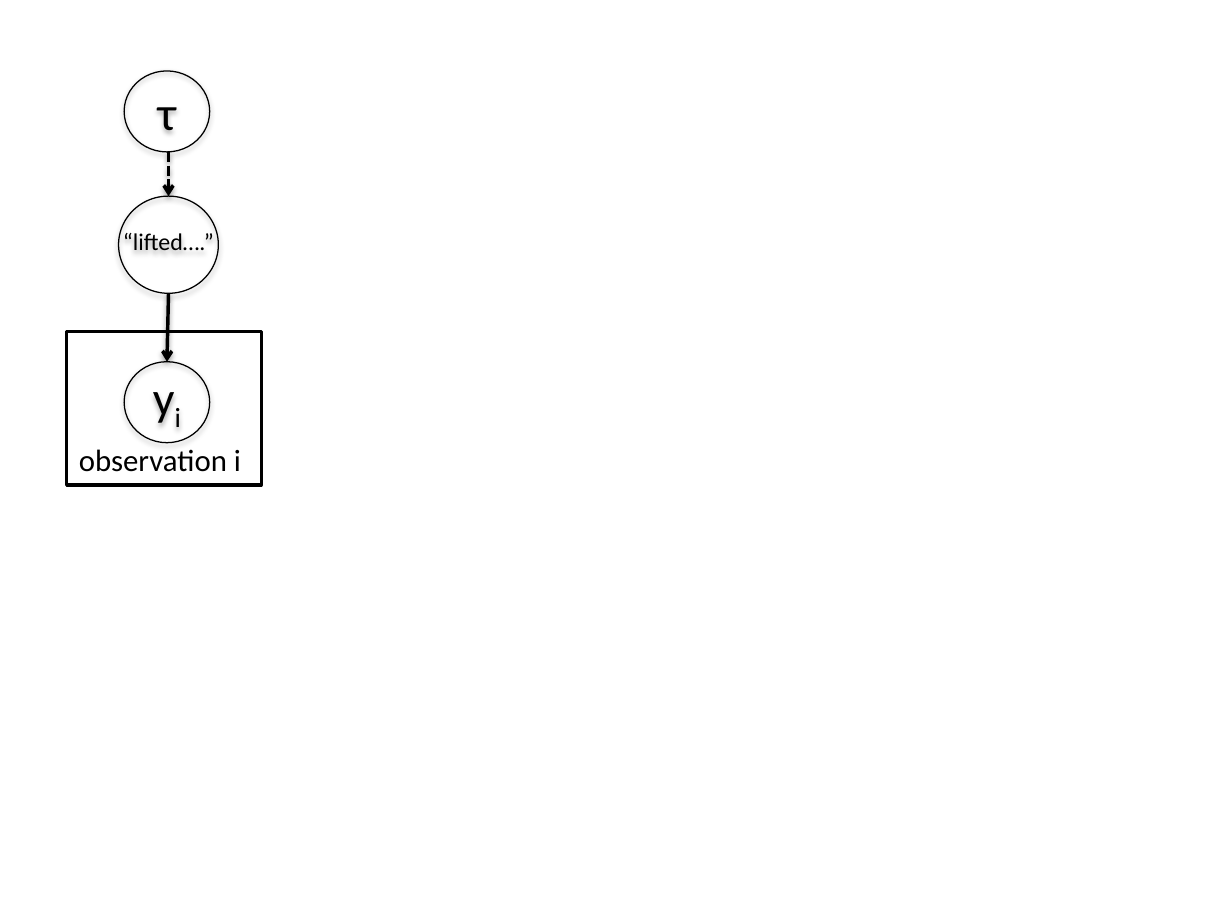
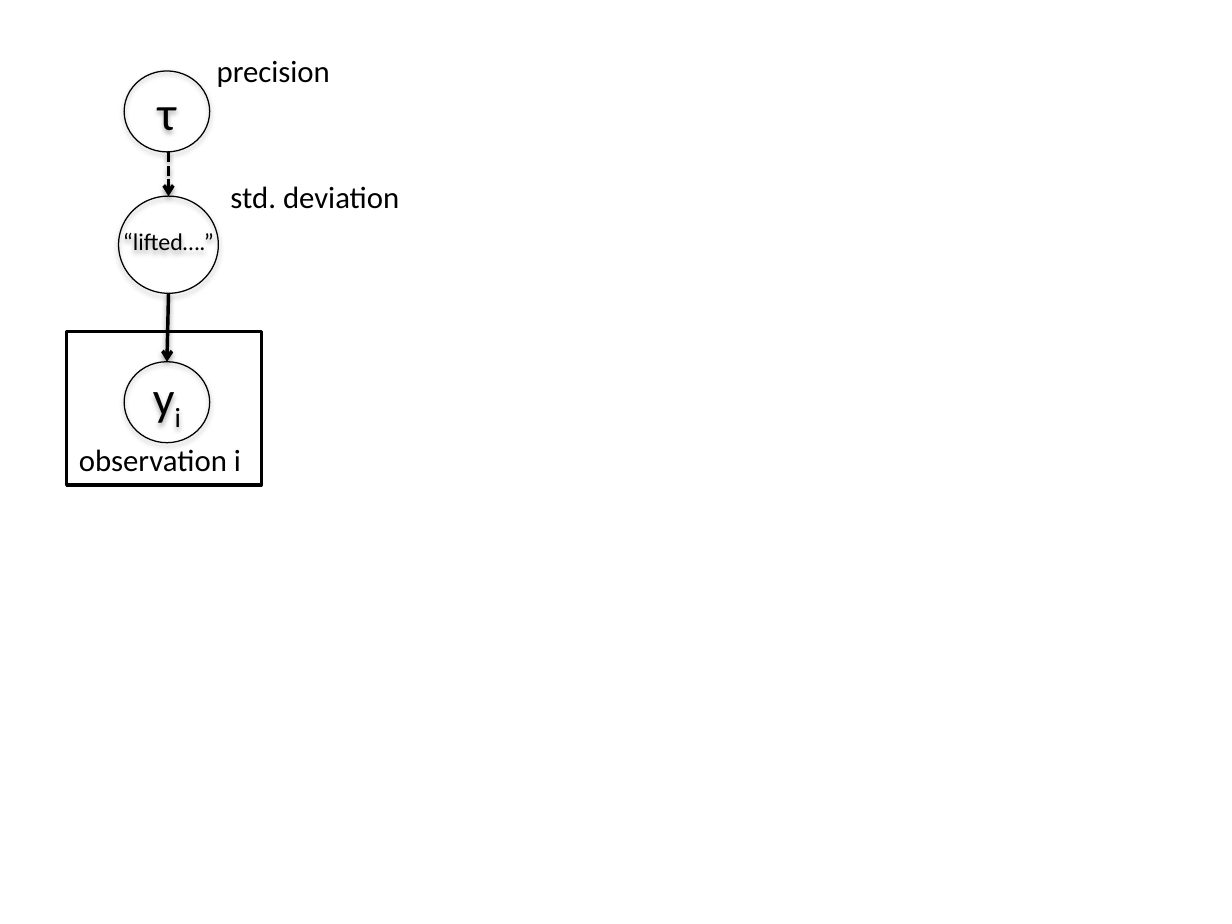
Before and after one commit to nimble-dev/nimble-outreach, a slide deck: slide 1 of modules/figures/liftedNode.pptx. Drawn at 1232x924 pixels with LibreOffice and Linux fonts; fonts in the diff are those of the drawing. Boxes give left, top, right and bottom in pixels: in the first picture for what was removed or moved away, otherwise in the second. Text is boxed around its words. In the diff, an @@ line names an element or a change of style, - is before the commit and + after.

```diff
--- a/modules/figures/liftedNode.pptx
+++ b/modules/figures/liftedNode.pptx
@@ text added at [217,61,330,87], 18 pt, text #000000 @@
+precision
@@ text added at [230,186,399,209], 18 pt, text #000000 @@
+std. deviation
```
Also in this commit, not shown: 19 other files.
